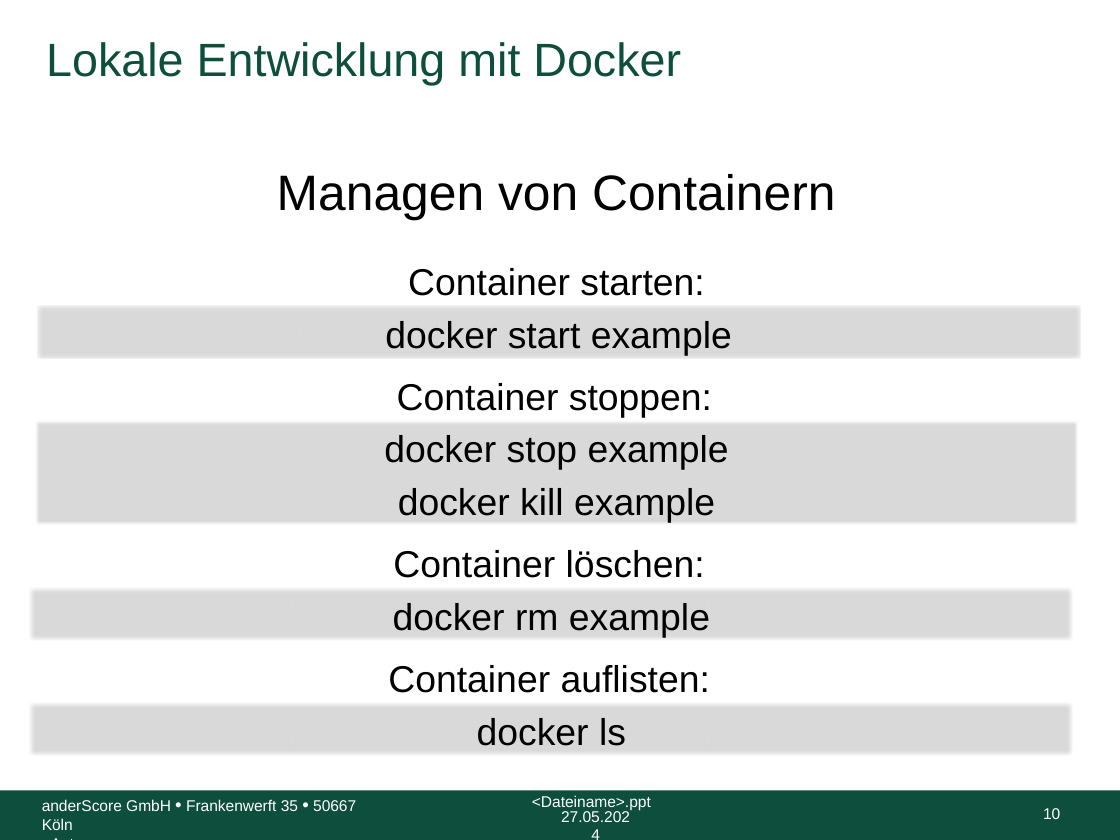
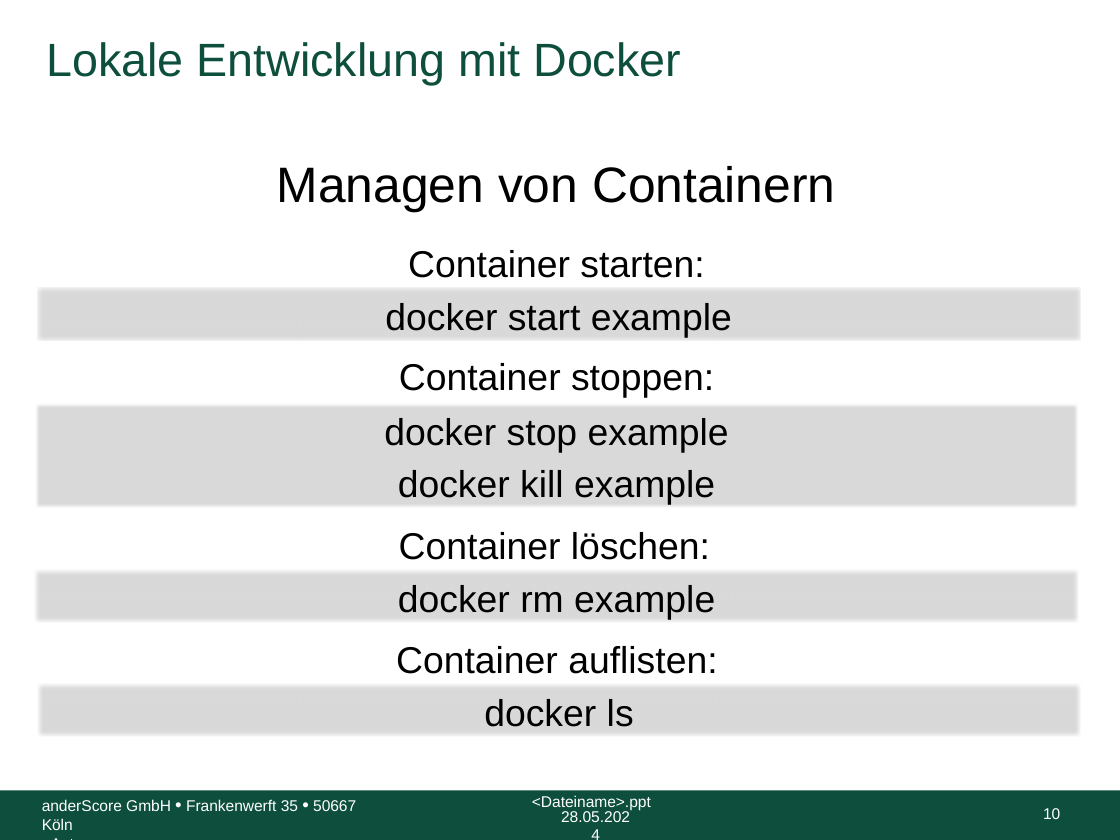
Before and after one commit to anderscore-gmbh/gitlab, a slide deck: slide 10 of slides/Tag-3_1-Docker.pptx. Drawn at 1120x840 pixels with LibreOffice and Linux fonts; fonts in the diff are those of the drawing; background and template pictures are left out. Boxes give left, top, right and bottom in pixels: in the first picture for what was removed or moved away, otherwise in the second. Text is boxed around its words. In the diff, an @@ line names an element or a change of style, - is before the commit and + after.

```diff
--- a/slides/Tag-3_1-Docker.pptx
+++ b/slides/Tag-3_1-Docker.pptx
@@ text "Managen von Containern": place and size @@
-text "Managen von Containern" at [277,174,835,220]
+text "Managen von Containern" at [277,166,835,212]
@@ text "Container starten:": place and size @@
-text "Container starten:" at [408,268,704,296]
+text "Container starten:" at [408,250,704,278]
@@ text "docker start example": place and size @@
-text "docker start example" at [37,306,1080,358]
+text "docker start example" at [37,288,1080,340]
@@ rectangle "docker stop example": place and size @@
-rectangle "docker stop example" at [35,420,1077,525]
+rectangle "docker stop example" at [35,402,1077,507]
@@ text "Container löschen:": place and size @@
-text "Container löschen:" at [393,550,705,578]
+text "Container löschen:" at [399,532,710,560]
@@ text "Container auflisten:": place and size @@
-text "Container auflisten:" at [388,665,710,693]
+text "Container auflisten:" at [396,646,717,674]
@@ 2 rectangles, 1 text: place and size @@
-2 rectangles, 1 text at [30,383,1073,755]
+2 rectangles, 1 text at [35,363,1080,736]
@@ text at [561,811,630,822]: text changed @@
-27.05.2024
+28.05.2024
```
Also in this commit, not shown: 8 other slides changed, 4 slides added, 7 other files.
